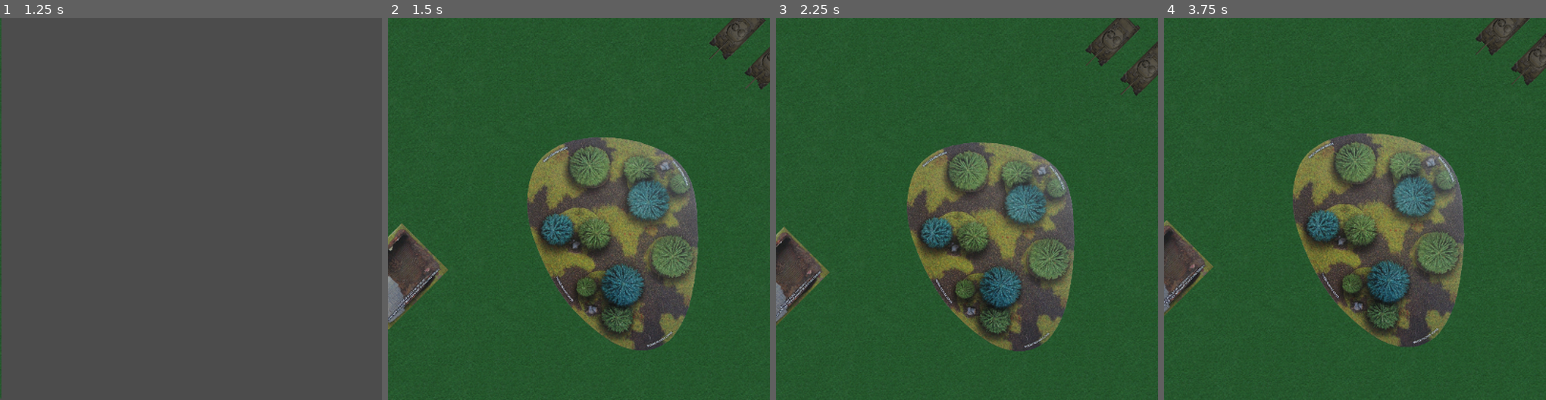
Above: before the commit, frames 1-4 (left to right).
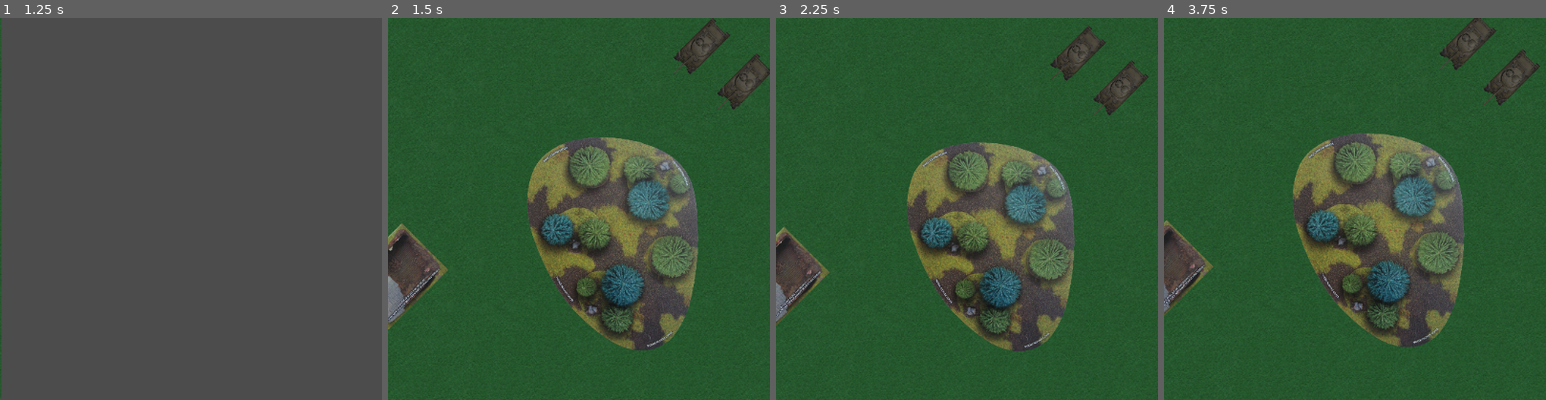
Above: after the commit, the same moments.

Repository: raulh39/Tanks2d
Game: Godot game, scene res://Scenes/Main.tscn
Same seed, same stepped clock (60 frames per second), same inputs: the game is played once before the commit and once after it.
Inputs (mouse positions are % of the whole screen's width and height, from its top left):
- Up to frame 1 (1.25 s): tap Enter at 0.5 s; move the mouse to (72, 45) at 0.52 s; hold Middle mouse button (cam_drag) from 0.53 s (still down)
- Up to frame 2 (1.5 s): tap Space at 1.25 s; move the mouse to (30, 55) at 1.27 s; release Middle mouse button (cam_drag) at 1.28 s; tap Mouse wheel up (cam_zoom_in) at 1.35 s
- Up to frame 3 (2.25 s): tap Enter at 2 s; move the mouse to (60, 28) at 2.02 s; tap Mouse wheel down (cam_zoom_out) at 2.1 s
- Up to frame 4 (3.75 s): tap Space at 2.75 s; move the mouse to (45, 70) at 2.77 s; tap Middle mouse button (cam_drag) at 2.85 s; tap Enter at 3.5 s; move the mouse to (80, 65) at 3.52 s; tap Mouse wheel up (cam_zoom_in) at 3.6 s
The pictures show only the part of the screen within x 50-100%, y 0-50%; the shares and areas given below are measured in that part.

Frame 1 is identical in both runs. In frame 2, 2.3% of the frame differs, in the area x 74-100%, y 0-24%; in frame 3, 2.6%, in the area x 71-100%, y 0-26%; in frame 4, 2.4%.

Commit message:
Add glow to vehicles when mouse enters them

Diff:
--- a/Scenes/Main.tscn
+++ b/Scenes/Main.tscn
@@ -24,11 +24,11 @@
 script = ExtResource( 2 )
 
 [node name="ShermanTank_1" parent="." instance=ExtResource( 3 )]
-position = Vector2( 4233.28, 123.105 )
+position = Vector2( 4027.74, 208.258 )
 rotation = 2.35619
 
 [node name="ShermanTank_2" parent="." instance=ExtResource( 3 )]
-position = Vector2( 4438.33, 294.953 )
+position = Vector2( 4279.77, 412.406 )
 rotation = 2.35619
 
 [node name="Vehicle" parent="." instance=ExtResource( 4 )]
--- a/Scenes/Tanks/American/ShermanTank.tscn
+++ b/Scenes/Tanks/American/ShermanTank.tscn
@@ -1,7 +1,8 @@
-[gd_scene load_steps=4 format=2]
+[gd_scene load_steps=5 format=2]
 
 [ext_resource path="res://Scenes/Tanks/Tank.tscn" type="PackedScene" id=1]
 [ext_resource path="res://Assets/Tanks/Sherman2d.png" type="Texture" id=2]
+[ext_resource path="res://Assets/Tanks/Sherman2d_glow.png" type="Texture" id=3]
 
 [sub_resource type="RectangleShape2D" id=1]
 extents = Vector2( 163, 73.6903 )
@@ -21,3 +22,6 @@
 offset = Vector2( 70.2, 0 )
 region_enabled = true
 region_rect = Rect2( 76, 183, 309, 114 )
+
+[node name="HullGlow" parent="." index="3"]
+texture = ExtResource( 3 )
--- a/Scenes/Tanks/German/VeteranTigerTank.tscn
+++ b/Scenes/Tanks/German/VeteranTigerTank.tscn
@@ -1,12 +1,13 @@
-[gd_scene load_steps=4 format=2]
+[gd_scene load_steps=5 format=2]
 
 [ext_resource path="res://Scenes/Tanks/Tank.tscn" type="PackedScene" id=1]
 [ext_resource path="res://Assets/Tanks/VeteranTigerTank_topdown.png" type="Texture" id=2]
+[ext_resource path="res://Assets/Tanks/VeteranTigerTank_topdown_glow.png" type="Texture" id=3]
 
 [sub_resource type="RectangleShape2D" id=1]
 extents = Vector2( 159.604, 101.104 )
 
-[node name="Vehicle" instance=ExtResource( 1 )]
+[node name="Vehicle" index="0" instance=ExtResource( 1 )]
 
 [node name="HullShape" parent="." index="0"]
 shape = SubResource( 1 )
@@ -22,3 +23,6 @@
 offset = Vector2( 90.3935, 0.489059 )
 region_enabled = true
 region_rect = Rect2( 83, 253, 353, 155 )
+
+[node name="HullGlow" parent="." index="3"]
+texture = ExtResource( 3 )
--- a/Scenes/Tanks/Tank.tscn
+++ b/Scenes/Tanks/Tank.tscn
@@ -2,6 +2,6 @@
 
 [ext_resource path="res://Scenes/Tanks/Vehicle.tscn" type="PackedScene" id=1]
 
-[node name="Vehicle" index="0" instance=ExtResource( 1 )]
+[node name="Vehicle" instance=ExtResource( 1 )]
 
 [node name="Turret" type="Sprite" parent="Hull" index="0"]
--- /dev/null
+++ b/Scenes/Tanks/Vehicle.gd
@@ -0,0 +1,11 @@
+extends Area2D
+
+
+func _on_Vehicle_mouse_entered():
+	$HullGlow.visible = true
+	$Hull.modulate = Color.yellow
+
+
+func _on_Vehicle_mouse_exited():
+	$HullGlow.visible = false
+	$Hull.modulate = Color.white
--- a/Scenes/Tanks/Vehicle.tscn
+++ b/Scenes/Tanks/Vehicle.tscn
@@ -1,4 +1,6 @@
-[gd_scene load_steps=2 format=2]
+[gd_scene load_steps=3 format=2]
+
+[ext_resource path="res://Scenes/Tanks/Vehicle.gd" type="Script" id=1]
 
 [sub_resource type="Curve2D" id=1]
 _data = {
@@ -7,6 +9,7 @@
 
 [node name="Vehicle" type="Area2D"]
 collision_mask = 5
+script = ExtResource( 1 )
 
 [node name="HullShape" type="CollisionShape2D" parent="."]
 
@@ -14,3 +17,8 @@
 curve = SubResource( 1 )
 
 [node name="Hull" type="Sprite" parent="."]
+
+[node name="HullGlow" type="Sprite" parent="."]
+visible = false
+[connection signal="mouse_entered" from="." to="." method="_on_Vehicle_mouse_entered"]
+[connection signal="mouse_exited" from="." to="." method="_on_Vehicle_mouse_exited"]
Binary file added: Assets/Tanks/Sherman2d_glow.png
Not shown, added: Assets/Tanks/Sherman2d_glow.png.import
Binary file added: Assets/Tanks/VeteranTigerTank_topdown_glow.png
Not shown, added: Assets/Tanks/VeteranTigerTank_topdown_glow.png.import
